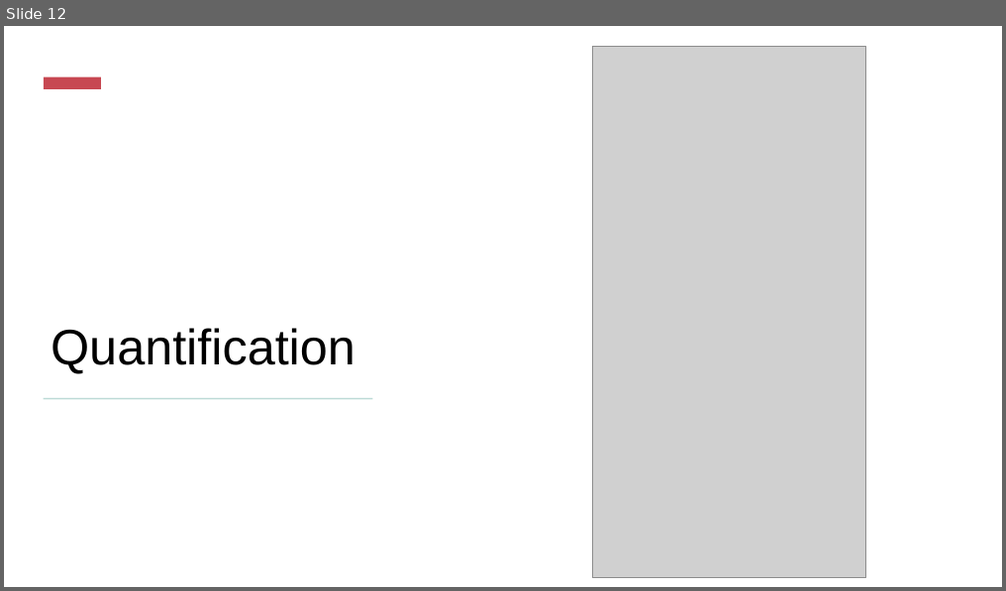
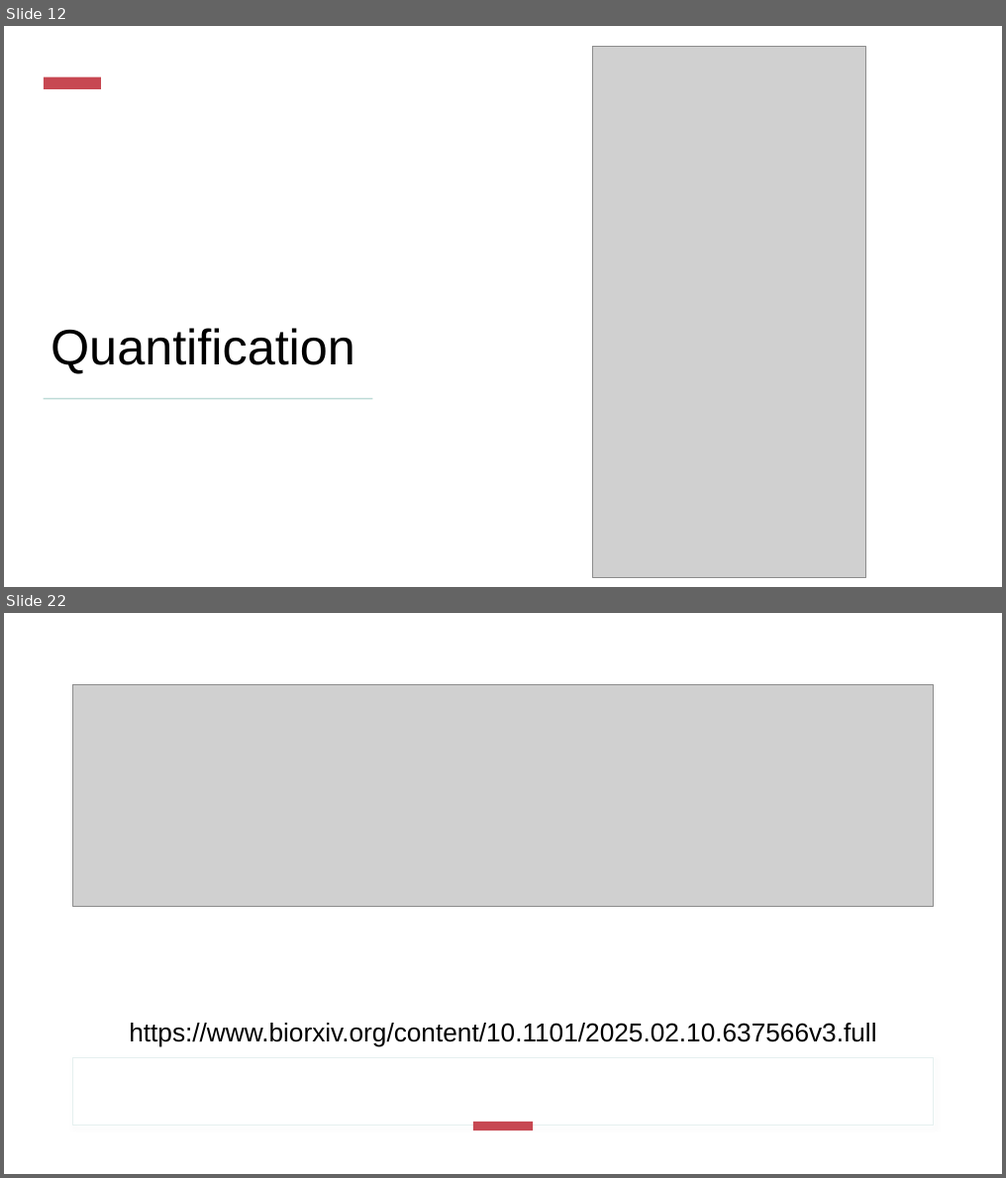
Before and after one commit to nslavov/SlavovLab, a slide deck: teaching/NS_3.pptx. Shown one above the other, each under a label of ours: slide 12 before the commit, slides 12 and 22 after it; the slides between them are not shown. The pictures are 1006x591 and 1006x1178 pixels, drawn with LibreOffice and Linux fonts; fonts in the diff are those of the drawing; grey boxes stand for pictures. Boxes give left, top, right and bottom in pixels: in the first picture for what was removed or moved away, otherwise in the second. Text is boxed around its words. In the diff, an @@ line names an element or a change of style, - is before the commit and + after.

```diff
--- a/teaching/NS_3.pptx
+++ b/teaching/NS_3.pptx
@@ slide 22 added at (x1=4, y1=613, x2=1002, y2=1174), background #FFFFFF @@
@@ rectangle added at (x1=4, y1=613, x2=1002, y2=1174), fill #FFFFFF @@
@@ picture added at (x1=73, y1=684, x2=934, y2=906) @@
@@ rectangle added at (x1=58, y1=739, x2=952, y2=1050), fill #FFFFFF, outline #E5F0EF 1 pt @@
@@ title added at (x1=129, y1=1023, x2=876, y2=1048), 25 pt, text #000000 @@
+https://www.biorxiv.org/content/10.1101/2025.02.10.637566v3.full
@@ rectangle added at (x1=73, y1=1059, x2=934, y2=1126), fill #FFFFFF, outline #E5F0EF 1 pt @@
@@ rectangle added at (x1=473, y1=1122, x2=534, y2=1131), fill #C74852 @@
```
Also in this commit, not shown: 10 other slides added.
